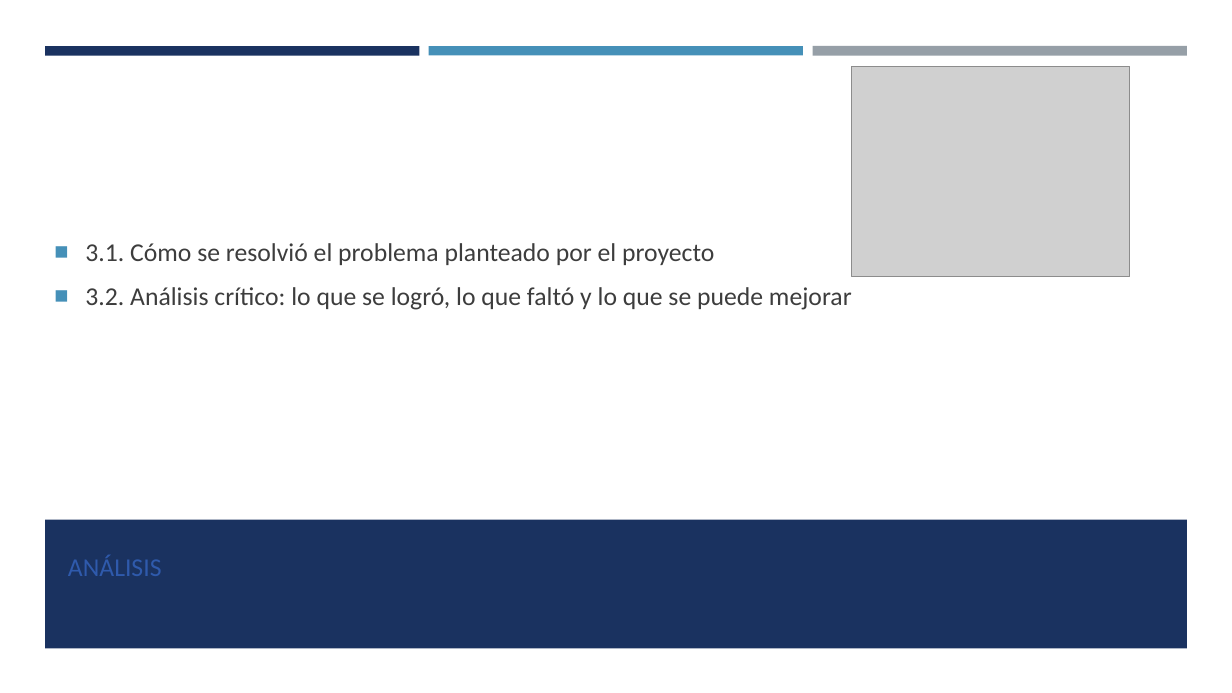
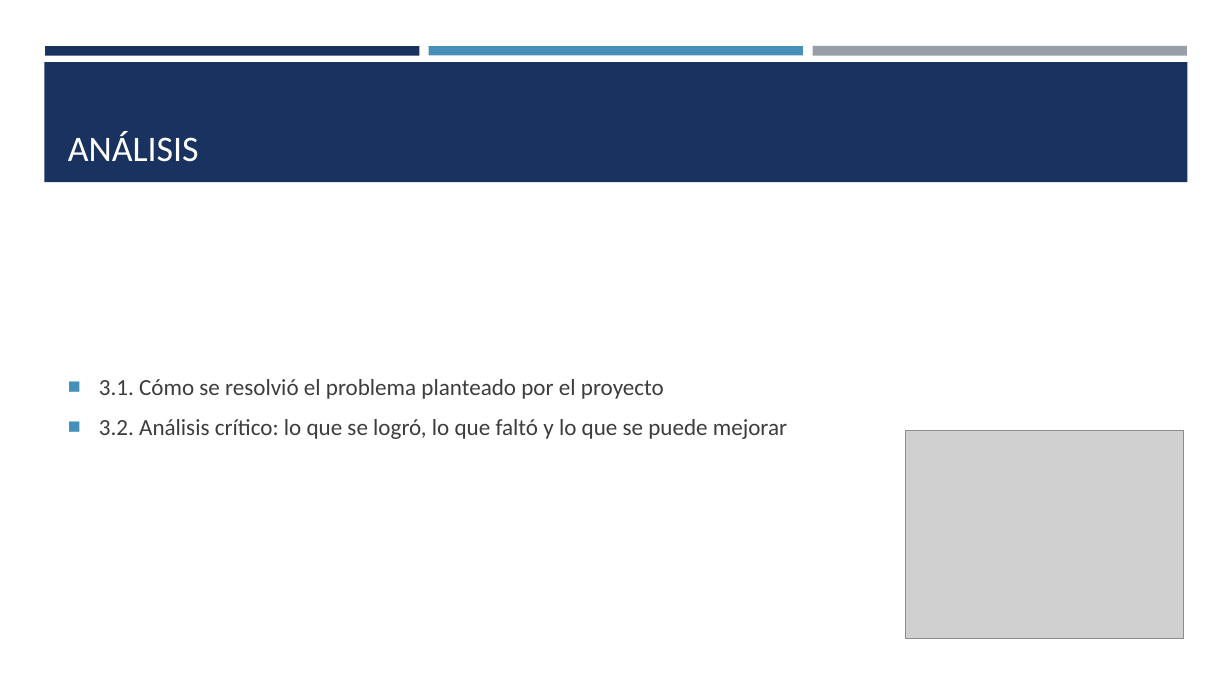
Before and after one commit to rubengv1999/ObvioMicrobio, a slide deck: slide 4 of Obvio Microbio.pptx. Drawn at 1232x693 pixels with LibreOffice and Linux fonts; fonts in the diff are those of the drawing; grey boxes stand for pictures. Boxes give left, top, right and bottom in pixels: in the first picture for what was removed or moved away, otherwise in the second. Text is boxed around its words. In the diff, an @@ line names an element or a change of style, - is before the commit and + after.

```diff
--- a/Obvio Microbio.pptx
+++ b/Obvio Microbio.pptx
@@ rectangle: place and size @@
-rectangle at bbox=[45, 519, 1188, 648]
+rectangle at bbox=[44, 62, 1188, 182]
@@ title "ANÁLISIS": place and size @@
-title "ANÁLISIS" at bbox=[68, 555, 162, 576]
+title "ANÁLISIS" at bbox=[68, 131, 199, 162]
@@ title "ANÁLISIS" at bbox=[68, 131, 199, 162]: size 20 to 28 pt, text colour #2F5AAC to #FFFFFF; vertical alignment middle to bottom @@
@@ picture removed at bbox=[852, 67, 1130, 277] @@
@@ text "3.1. Cómo se resolvió el ...": place and size @@
-text "3.1. Cómo se resolvió el ..." at bbox=[85, 243, 852, 310]
+text "3.1. Cómo se resolvió el ..." at bbox=[99, 379, 787, 439]
@@ text "3.1. Cómo se resolvió el ..." at bbox=[99, 379, 787, 439]: size 20 to 18 pt @@
@@ picture added at bbox=[906, 431, 1184, 640] @@
```
Also in this commit, not shown: 2 other slides changed, 1 slide added.
